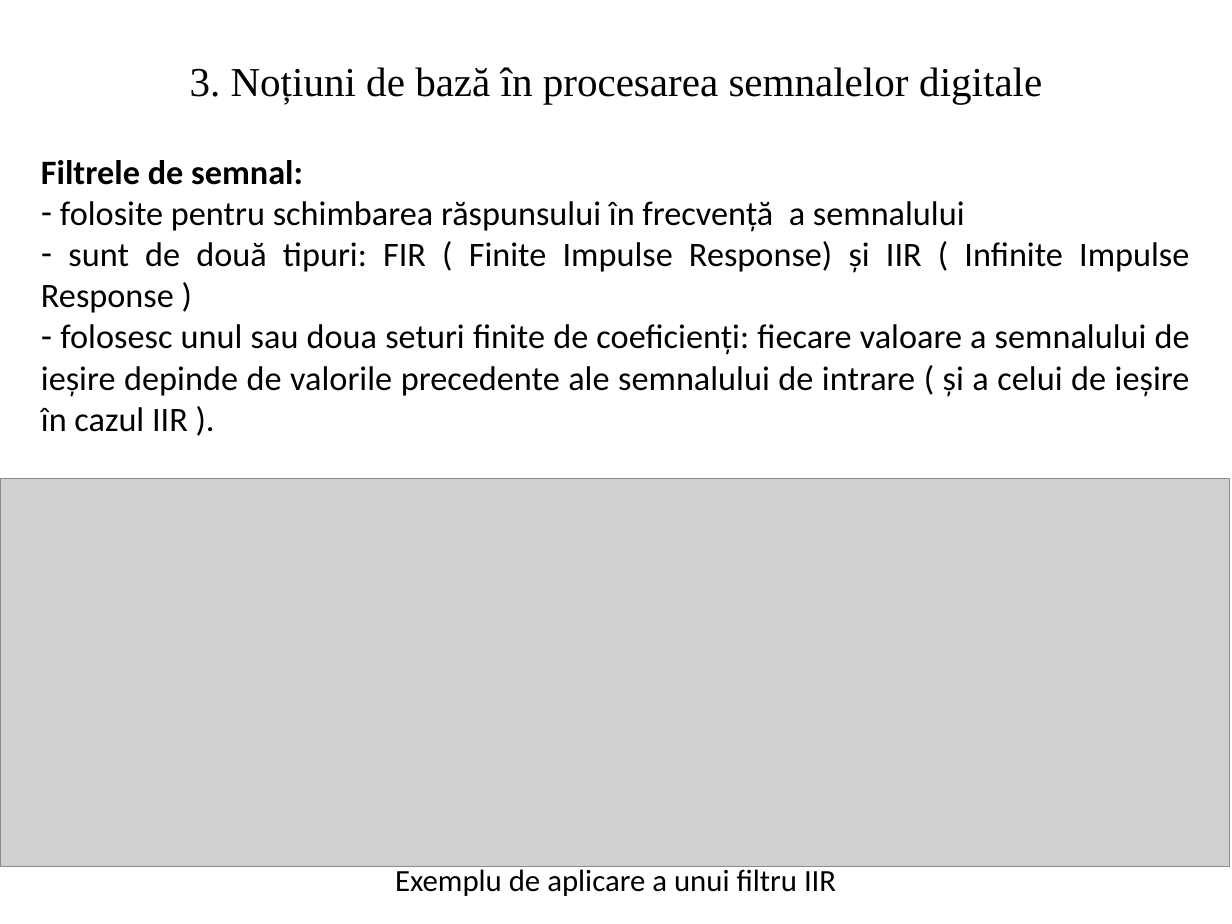
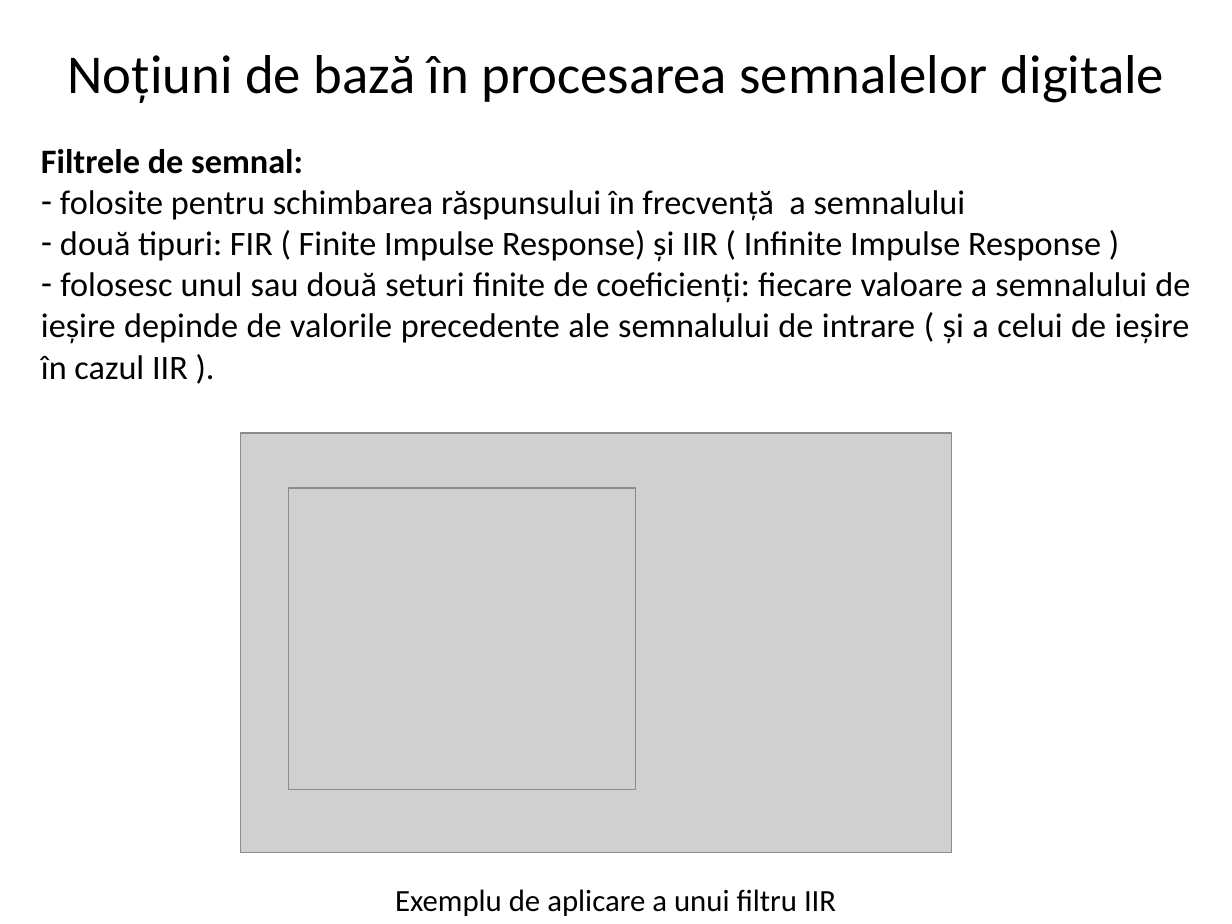
Before and after one commit to DrimbaAlexandru/Discuri, a slide deck: slide 6 of docs/Prezentare.pptx. Drawn at 1232x924 pixels with LibreOffice and Linux fonts; fonts in the diff are those of the drawing; grey boxes stand for pictures. Boxes give left, top, right and bottom in pixels: in the first picture for what was removed or moved away, otherwise in the second. Text is boxed around its words. In the diff, an @@ line names an element or a change of style, - is before the commit and + after.

```diff
--- a/docs/Prezentare.pptx
+++ b/docs/Prezentare.pptx
@@ text at [67, 55, 1164, 103]: text changed; size 24 to 32 pt; font Times New Roman to Calibri @@
-3. Noțiuni de bază în procesarea semnalelor digitale
+Noțiuni de bază în procesarea semnalelor digitale
@@ text "Filtrele de semnal:": place and size @@
-text "Filtrele de semnal:" at [41, 160, 1190, 432]
+text "Filtrele de semnal:" at [41, 149, 1190, 380]
@@ text at [41, 230, 1190, 380]: text changed @@
-– sunt de două tipuri: FIR ( Finite Impulse Response) și IIR ( Infinite Impulse Response )
-– folosesc unul sau doua seturi finite de coeficienți: fiecare valoare a semnalului de ieșire depinde de valorile precedente ale semnalului de intrare ( și a celui de ieșire în cazul IIR ).
+– două tipuri: FIR ( Finite Impulse Response) și IIR ( Infinite Impulse Response )
+– folosesc unul sau două seturi finite de coeficienți: fiecare valoare a semnalului de ieșire depinde de valorile precedente ale semnalului de intrare ( și a celui de ieșire în cazul IIR ).
@@ picture: place and size @@
-picture at [0, 478, 1230, 866]
+picture at [240, 434, 951, 854]
@@ picture added at [288, 488, 634, 788] @@
@@ text "Exemplu de aplicare a unui ..." rewrapped from [395, 865, 836, 896] to [395, 889, 836, 916] @@
```
Also in this commit, not shown: 6 other slides changed, 6 slides added, 1 slide removed.
